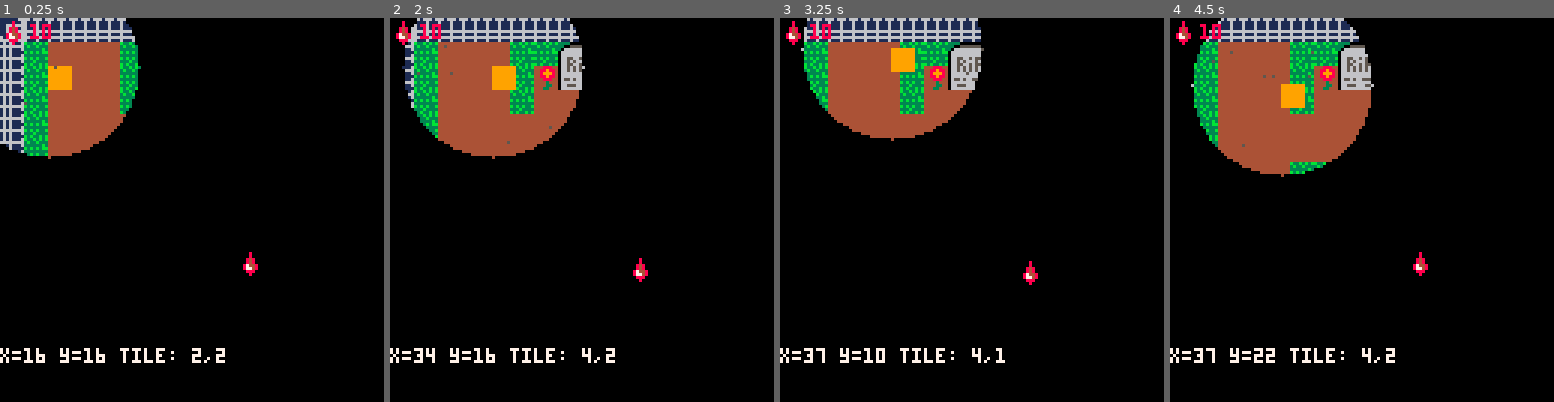
Above: before the commit, frames 1-4 (left to right).
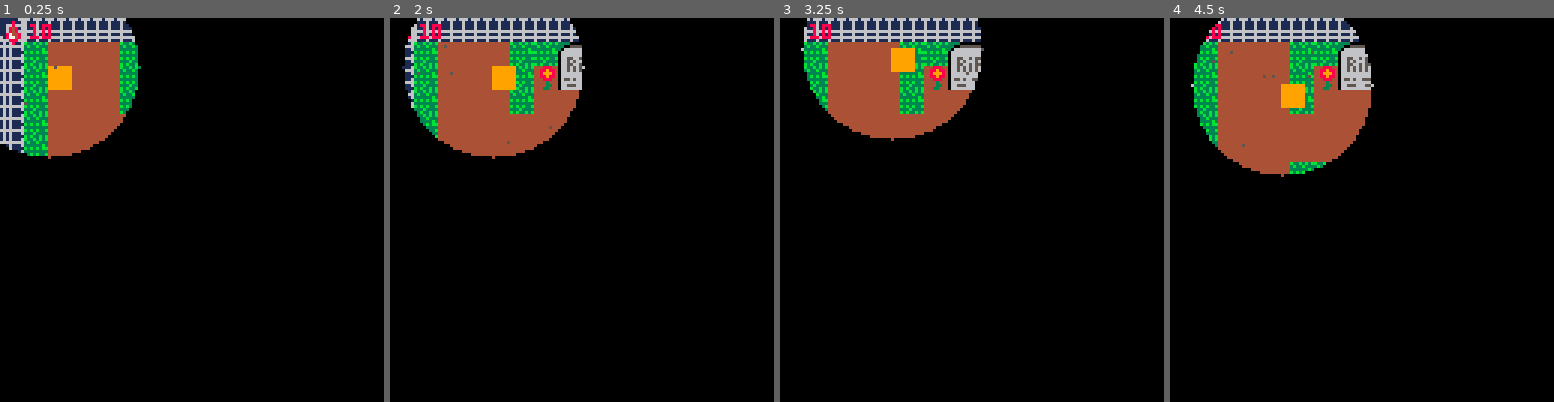
Above: after the commit, the same moments.

Repository: CarlaTabet/BitsAndBytes
Game: PICO-8 cartridge game.p8
Same seed, same stepped clock (60 frames per second), same inputs: the game is played once before the commit and once after it.
Inputs:
- Up to frame 1 (0.25 s): no input
- Up to frame 2 (2 s): hold Right from 1.6 s (still down)
- Up to frame 3 (3.25 s): release Right at 2.1 s; hold Up 2.15-2.42 s; hold Right 2.47-3.03 s; hold Left from 3.08 s (still down)
- Up to frame 4 (4.5 s): release Left at 3.58 s; hold Down 3.63-3.97 s; hold Right from 4.02 s (still down)

The runs differ from the first frame. In frame 1, 0.9% of the frame differs, in the area x 0-68%, y 60-90%; in frame 2, 1.0%; in frame 3, 1.0%; in frame 4, 1.1%, in the area x 0-68%, y 0-90%.

Commit message:
working on blood drops still

Diff:
--- a/game.p8
+++ b/game.p8
@@ -49,7 +49,7 @@
 
     blood = 10
 
-    spawn_blood_drop(80, 80)
+    spawn_blood_drop(100, 100)
 end
 
 function _update()
@@ -82,23 +82,24 @@
     map(0,0,0,0,128,64)
     spr(player.sp, player.x, player.y)
 
+    camera()
+    spr(60, 1, 1)
+    print(blood, 10, 2, 8)
+
+    print("x="..player.x.." y="..player.y.." tile: "..flr(player.x/8)..","..flr(player.y/8), 0, 110, 7)
+
+    -- draw blood drops
+    for drop in all(blood_drops) do
+        if not drop.collected then
+            local draw_x = drop.x - cam_x
+            local draw_y = drop.base_y + drop.float_offset - cam_y
+            spr(60, draw_x, draw_y)
+        end
+    end
+
     if current_room == "graveyard" then
         draw_mist()
         draw_darkness()
-    end
-
-    camera()
-    spr(60, 1, 1)
-    print(blood, 10, 2, 8)
-
-    print("x="..player.x.." y="..player.y.." tile: "..flr(player.x/8)..","..flr(player.y/8), 0, 110, 7)
-
-    for drop in all(blood_drops) do
-        if not drop.collected then
-            local draw_x = drop.x
-            local draw_y = drop.base_y + drop.float_offset
-            spr(60, draw_x, draw_y)
-        end
     end
 end
 
